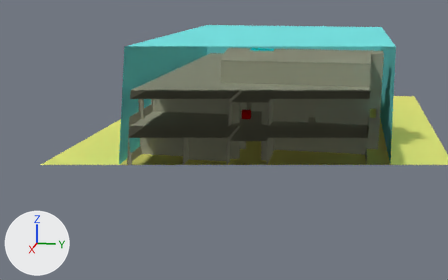
The Blender file examples/uni-build/uni-build.blend: old version first, new version second.
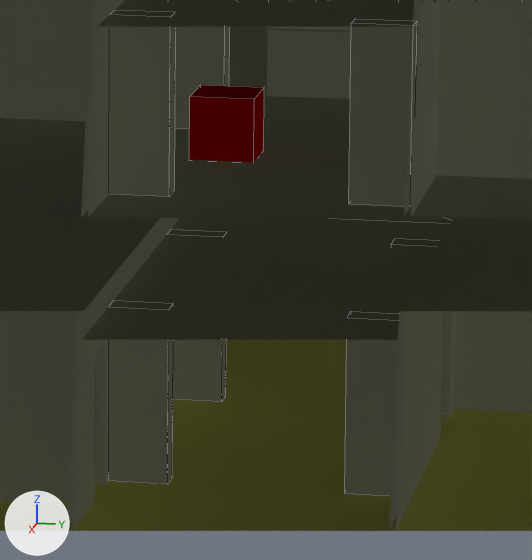
There are two pictures of each version: one from a 50 mm camera at (81.9, 11.1, 20.2) aimed at (7.8, -3.7, 1.7), one close up on the part from 49% to 63% of the width and 35% to 60% of the height. The lights are fixed; the arrows at lower left show +X, +Y and +Z. The close-ups show mesh edges as thin lines. Everything nearer to the camera than a plane just in front of the edit is cut away.

In view in the first close-up: '01 Burner at f1', 'Columns', 'Floors', 'Ground', 'Walls int ext'.
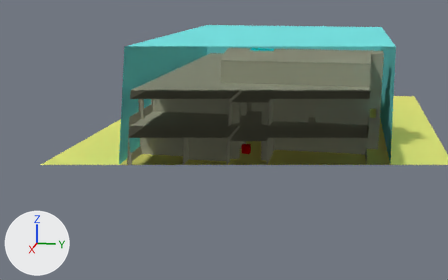
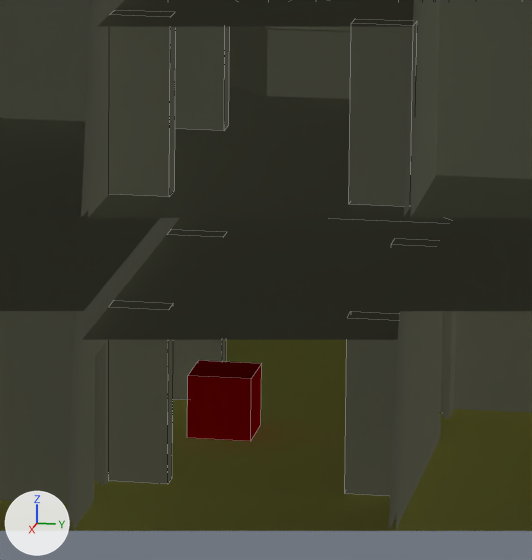
Where the change shows, as pixel boxes [x1, y1, x2, y2] in the close-ups (532 x 560 px):
'01 Burner at f1', moved
    before: [189, 85, 264, 162]
    after: [187, 360, 262, 441]

Diff of the bpy script that builds the scene:
```diff
--- a/examples/uni-build/uni-build.blend.py
+++ b/examples/uni-build/uni-build.blend.py
@@ ob_01_burner_at_f1 @@
 ob_01_burner_at_f1 = bpy.data.objects.new('01 Burner at f1', me_mesh_2135)
-ob_01_burner_at_f1.location = (7.0, -1.0, 4.4)
+ob_01_burner_at_f1.location = (7.0, -1.0, 0.0)
 ob_01_burner_at_f1.scale = (0.5, 0.5, 1.0)
```
